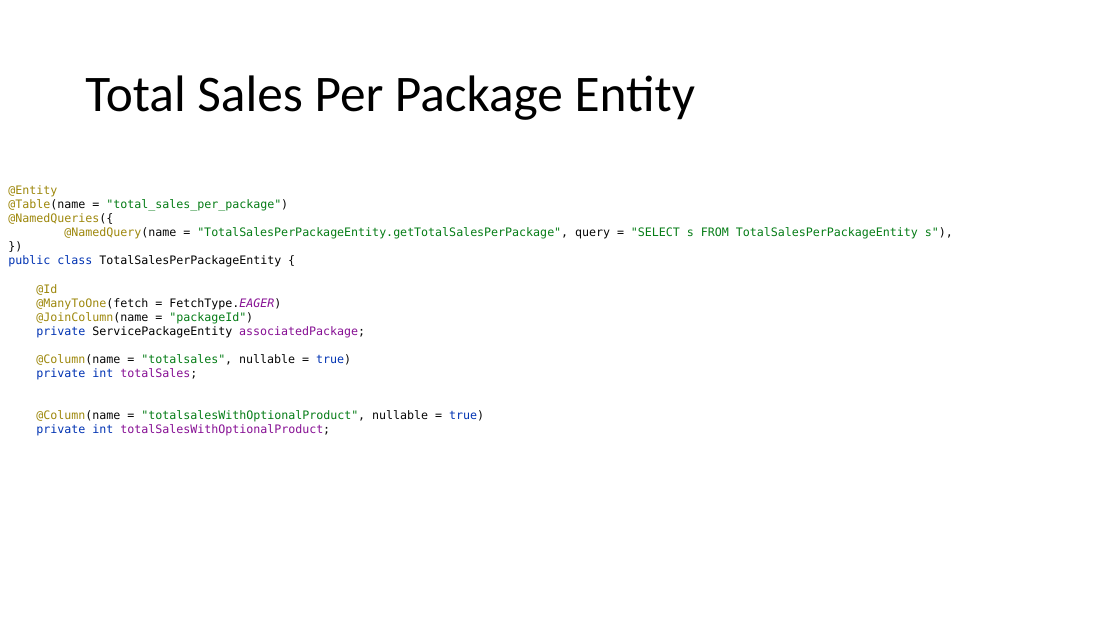
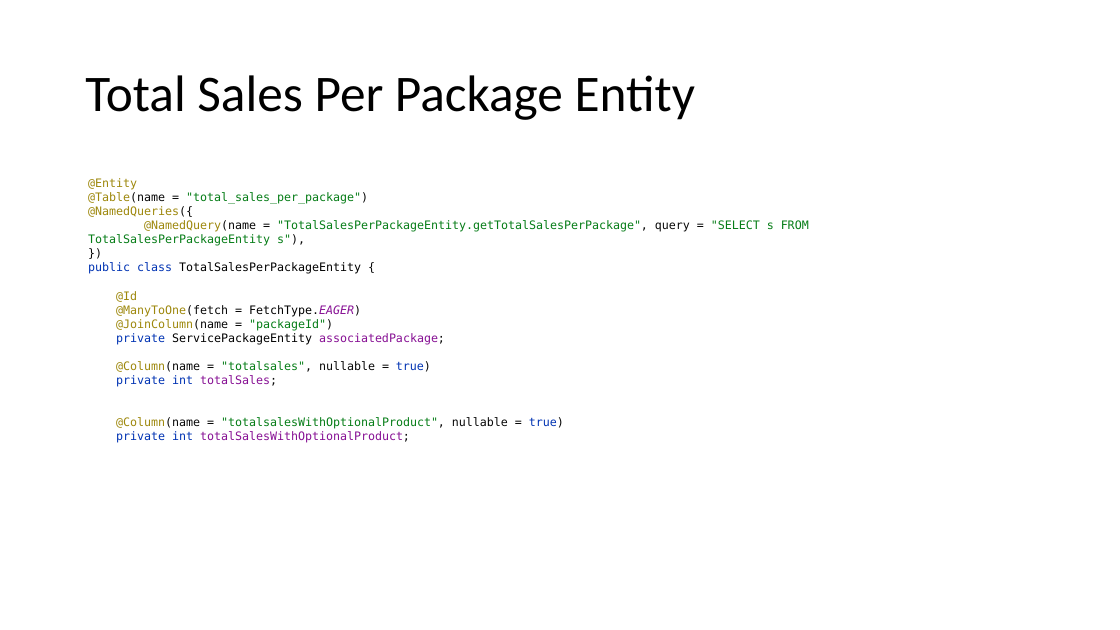
Before and after one commit to priscia99/databases-2-project, a slide deck: slide 51 of Deliverables/Report/Report.pptx. Drawn at 1120x630 pixels with LibreOffice and Linux fonts; fonts in the diff are those of the drawing. Boxes give left, top, right and bottom in pixels: in the first picture for what was removed or moved away, otherwise in the second. Text is boxed around its words. In the diff, an @@ line names an element or a change of style, - is before the commit and + after.

```diff
--- a/Deliverables/Report/Report.pptx
+++ b/Deliverables/Report/Report.pptx
@@ text "@Entity @Table(name = "total_sales_per_package") @NamedQueri ..." rewrapped from [8, 185, 953, 436] to [88, 178, 809, 443] @@
```
Also in this commit, not shown: 13 other slides changed, 7 other files.
